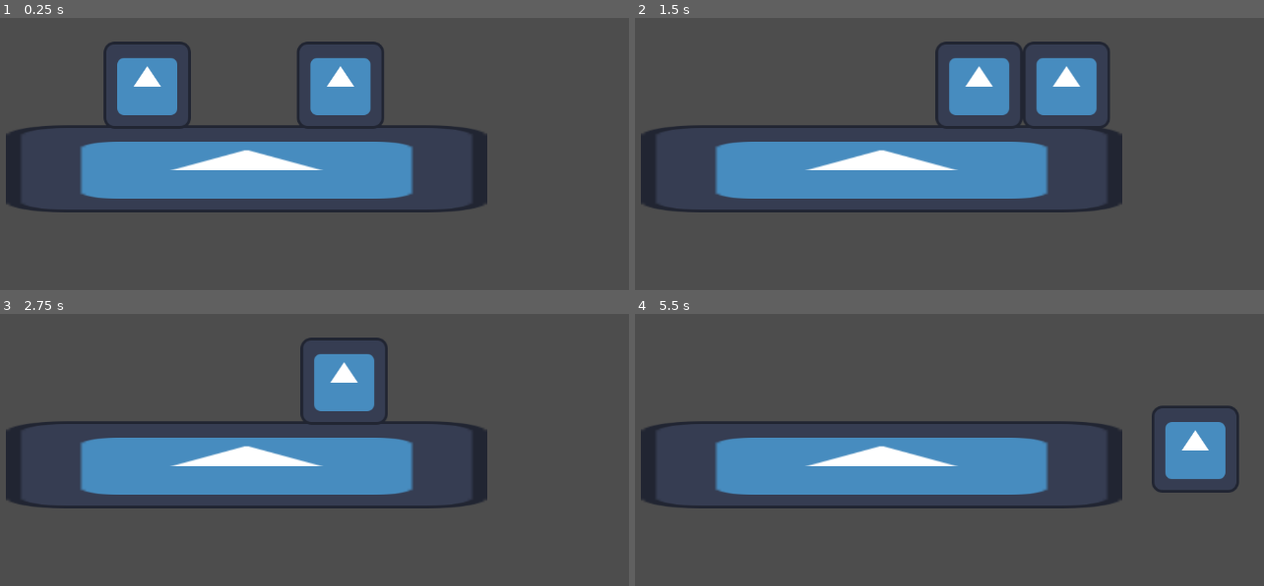
Above: before the commit, frames 1-4 (two rows, left to right).
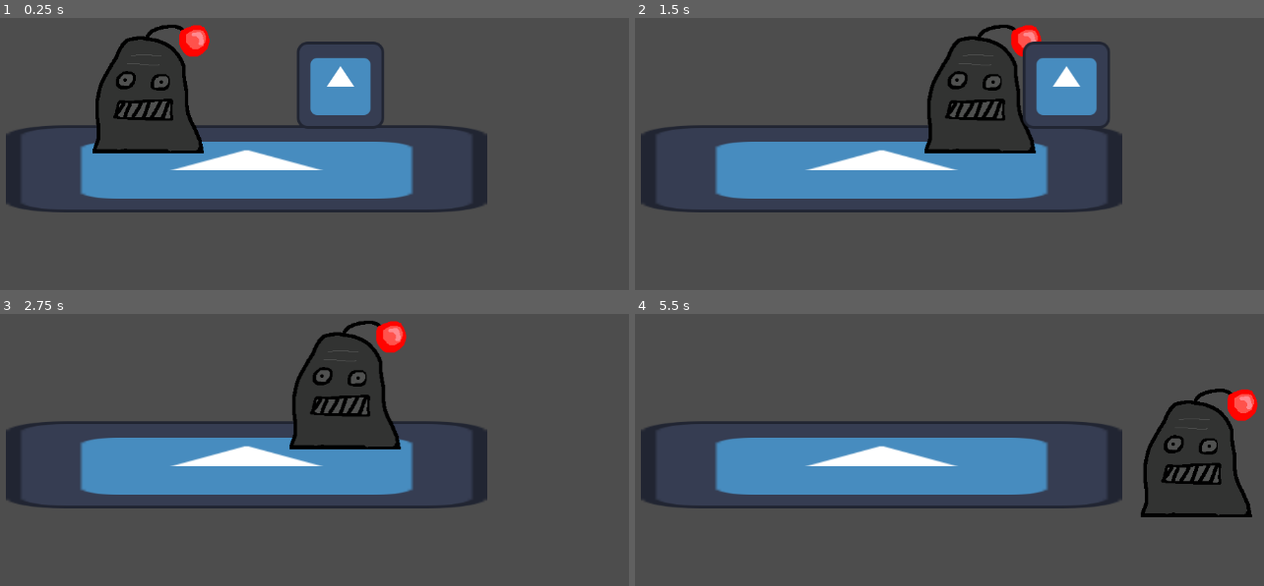
Above: after the commit, the same moments.

Repository: Jyeung05/Magnet-Dudes
Game: Godot game, scene res://scenes/test_level.tscn
Two runs of this game, one before a commit and one after it. Both use one fixed random seed, a clock stepped at 60 frames per second and the inputs below. The engine's default icon, where the game draws it, is replaced by a stand-in: a white triangle on a blue panel in a dark square.
Inputs:
- Up to frame 1 (0.25 s): no input
- Up to frame 2 (1.5 s): tap Enter (ui_accept) at 0.5, 0.77 s; hold Right (ui_right) from 0.53 s (still down)
- Up to frame 3 (2.75 s): tap Enter (ui_accept) at 1.52 s; release Right (ui_right) at 2.03 s; hold Left (ui_left) from 2.03 s (still down)
- Up to frame 4 (5.5 s): tap Enter (ui_accept) at 2.75, 3.02, 3.5, 3.77, 4.25, 4.52, 5 s; release Left (ui_left) at 2.78 s; hold Right (ui_right) 2.78-4.28 s; hold Left (ui_left) 4.28-5.03 s; hold Right (ui_right) from 5.03 s (still down)

The runs differ from the first frame. In frame 1, 6.3% of the frame differs, in the area x 14-34%, y 2-50%; in frame 2, 6.1%; in frame 3, 6.3%, in the area x 46-65%, y 2-50%; in frame 4, 6.3%.

Commit message:
idk what i changed

Diff:
--- a/project.godot
+++ b/project.godot
@@ -12,7 +12,7 @@
 
 config/name="Magnet Dudes"
 run/main_scene="res://scenes/test_level.tscn"
-config/features=PackedStringArray("4.1", "Forward Plus")
+config/features=PackedStringArray("4.2", "Forward Plus")
 config/icon="res://icon.svg"
 
 [dotnet]
--- a/scenes/player_1.tscn
+++ b/scenes/player_1.tscn
@@ -1,7 +1,7 @@
 [gd_scene load_steps=4 format=3 uid="uid://c1x2qhmk57cxx"]
 
 [ext_resource type="Script" path="res://player1.gd" id="1_2kw6b"]
-[ext_resource type="Texture2D" uid="uid://bsm7hisfnisie" path="res://icon.svg" id="2_endlq"]
+[ext_resource type="Texture2D" uid="uid://bv1x6qmntcylr" path="res://assets/character_red.png" id="2_l25w5"]
 
 [sub_resource type="RectangleShape2D" id="RectangleShape2D_atxct"]
 size = Vector2(128, 127)
@@ -10,7 +10,7 @@
 script = ExtResource("1_2kw6b")
 
 [node name="Sprite2D" type="Sprite2D" parent="."]
-texture = ExtResource("2_endlq")
+texture = ExtResource("2_l25w5")
 
 [node name="CollisionShape2D" type="CollisionShape2D" parent="."]
 position = Vector2(2, 1.5)
